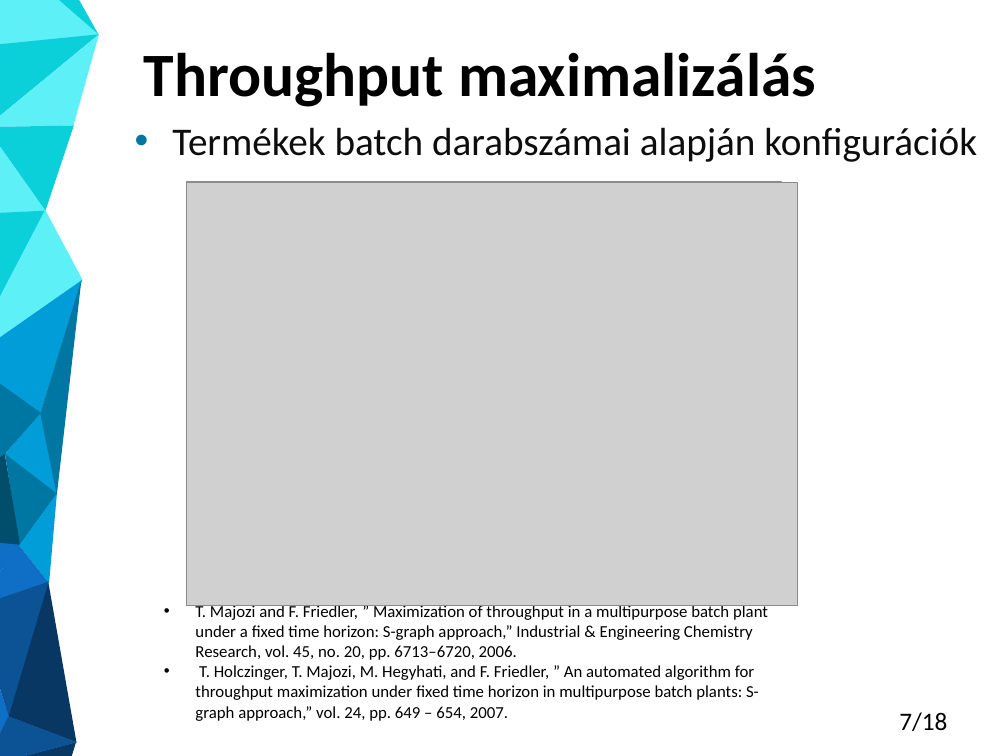
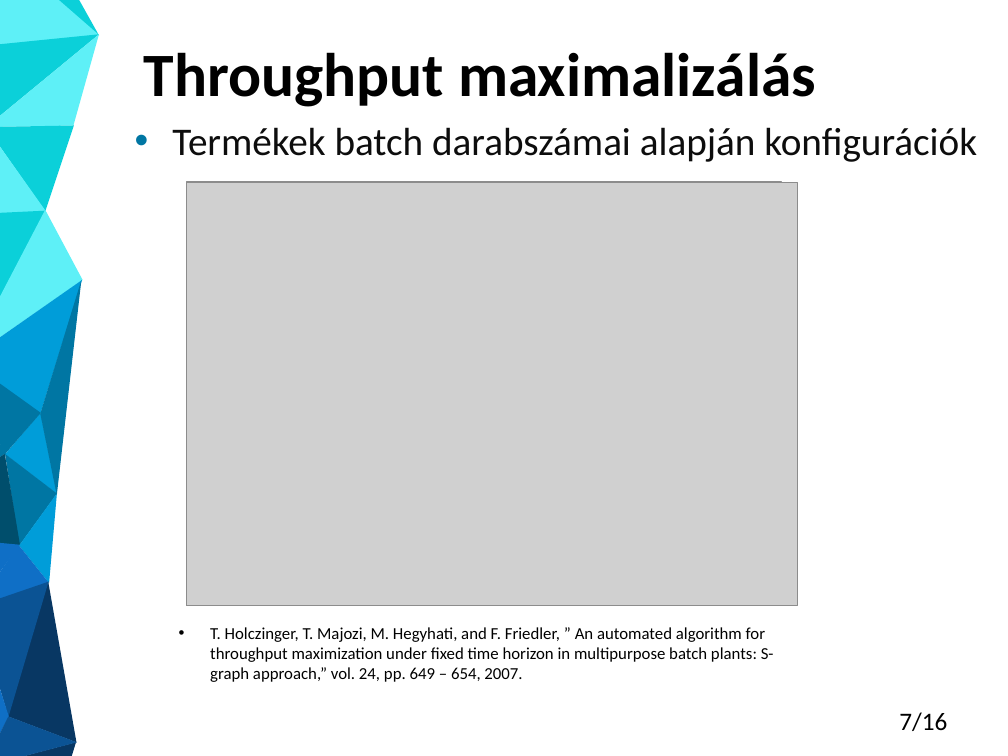
Before and after one commit to Gergo1912/Szakdolgozat, a slide deck: slide 7 of Molnar_Gergo_TDK_eloadas.pptx. Drawn at 1008x756 pixels with LibreOffice and Linux fonts; fonts in the diff are those of the drawing; grey boxes stand for pictures. Boxes give left, top, right and bottom in pixels: in the first picture for what was removed or moved away, otherwise in the second. Text is boxed around its words. In the diff, an @@ line names an element or a change of style, - is before the commit and + after.

```diff
--- a/Molnar_Gergo_TDK_eloadas.pptx
+++ b/Molnar_Gergo_TDK_eloadas.pptx
@@ text "T. Holczinger, T. Majozi, M. ...": place and size @@
-text "T. Holczinger, T. Majozi, M. ..." at <box>195,603,768,721</box>
+text "T. Holczinger, T. Majozi, M. ..." at <box>210,627,774,682</box>
@@ text at <box>195,603,768,660</box>: paragraph removed @@
-• T. Majozi and F. Friedler, ” Maximization of throughput in a multipurpose batch plant under a ﬁxed time horizon: S-graph approach,” Industrial & Engineering Chemistry Research, vol. 45, no. 20, pp. 6713–6720, 2006.
@@ page number at <box>899,712,947,731</box>: text changed @@
-7/18
+7/16
```
Also in this commit, not shown: 8 other slides changed, 2 slides removed, 1 other file.
